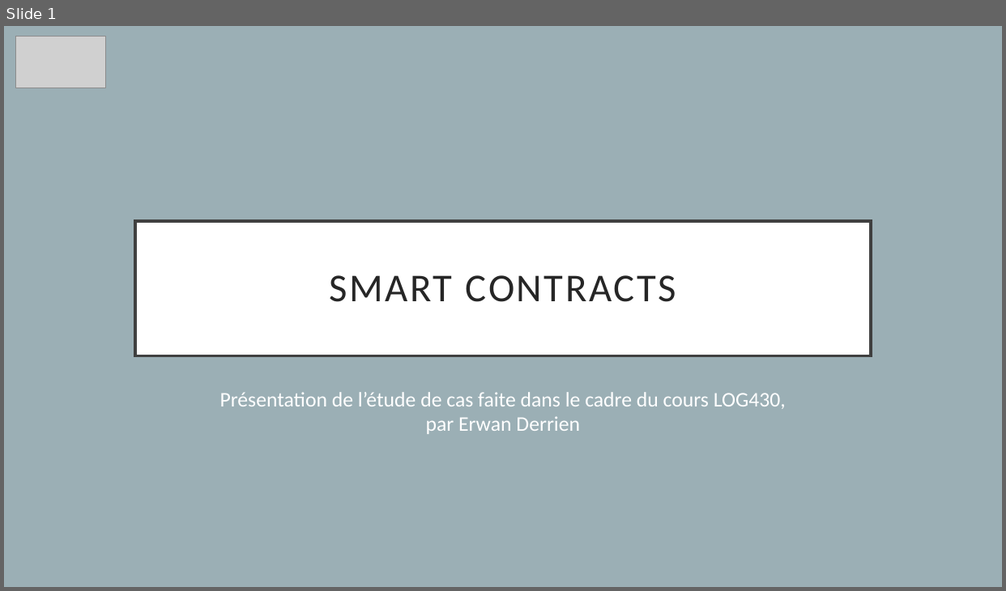
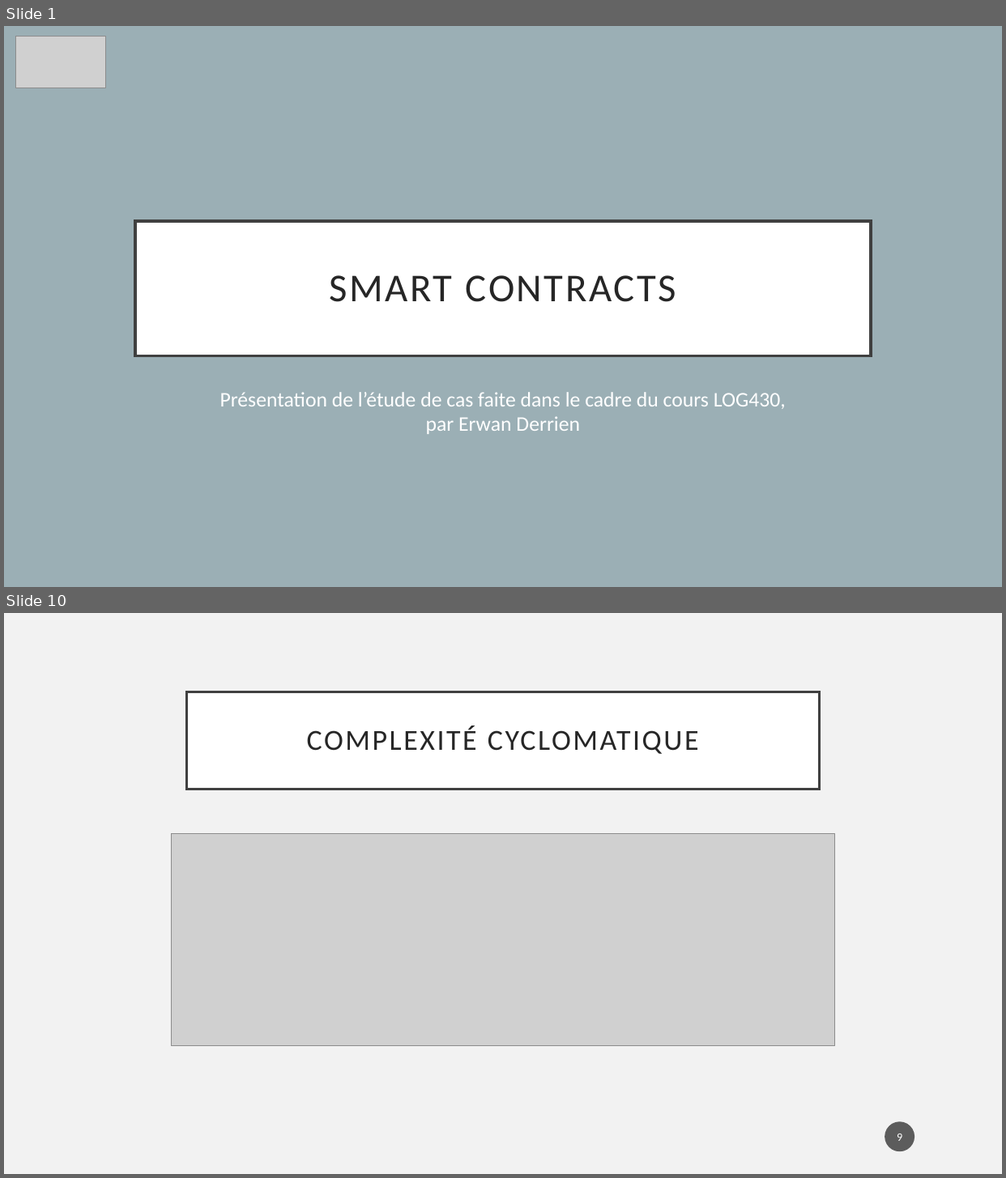
Before and after one commit to ErwanDerrien/EtudeDeCas, a slide deck: Presentation/PresentationEtudeDeCas.pptx. Shown one above the other, each under a label of ours: slide 1 before the commit, slides 1 and 10 after it; the slides between them are not shown. The pictures are 1006x591 and 1006x1178 pixels, drawn with LibreOffice and Linux fonts; fonts in the diff are those of the drawing; grey boxes stand for pictures. Boxes give left, top, right and bottom in pixels: in the first picture for what was removed or moved away, otherwise in the second. Text is boxed around its words. In the diff, an @@ line names an element or a change of style, - is before the commit and + after.

```diff
--- a/Presentation/PresentationEtudeDeCas.pptx
+++ b/Presentation/PresentationEtudeDeCas.pptx
@@ slide 10 added at <box>4,613,1002,1174</box>, background #F2F2F2 @@
@@ title added at <box>187,692,819,789</box>, fill #FFFFFF, outline #404040 2.5 pt, 28 pt, text #262626 @@
+COMPLEXITÉ CYCLOMATIQUE
@@ picture added at <box>172,834,835,1046</box> @@
@@ page number added at <box>885,1122,915,1152</box>, fill #1D1D1D at 70% opacity, 11 pt, text #FFFFFF @@
+9
```
Also in this commit, not shown: 1 slide changed, 9 other slides added, 2 slides removed, 1 other file.
